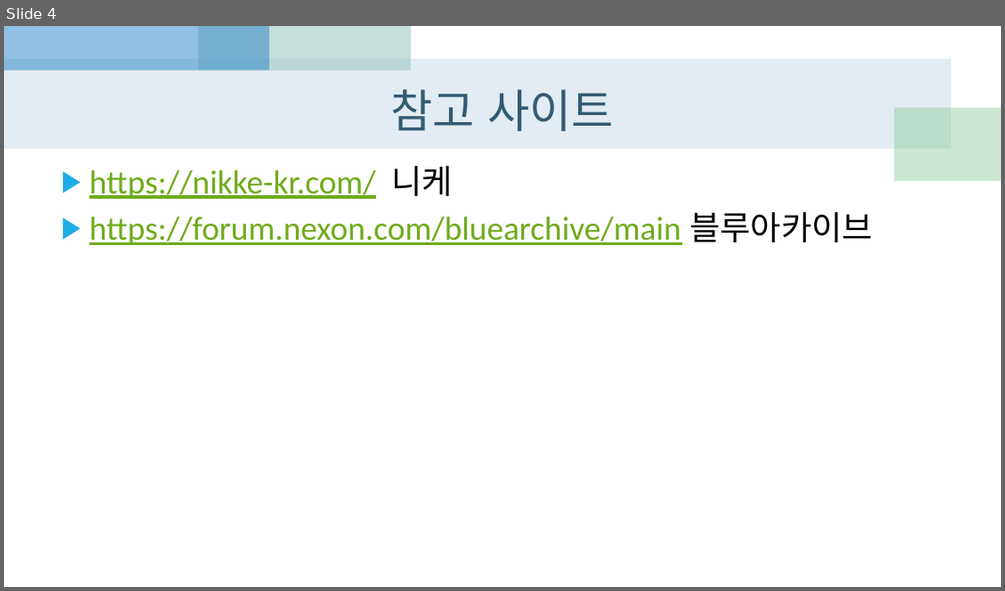
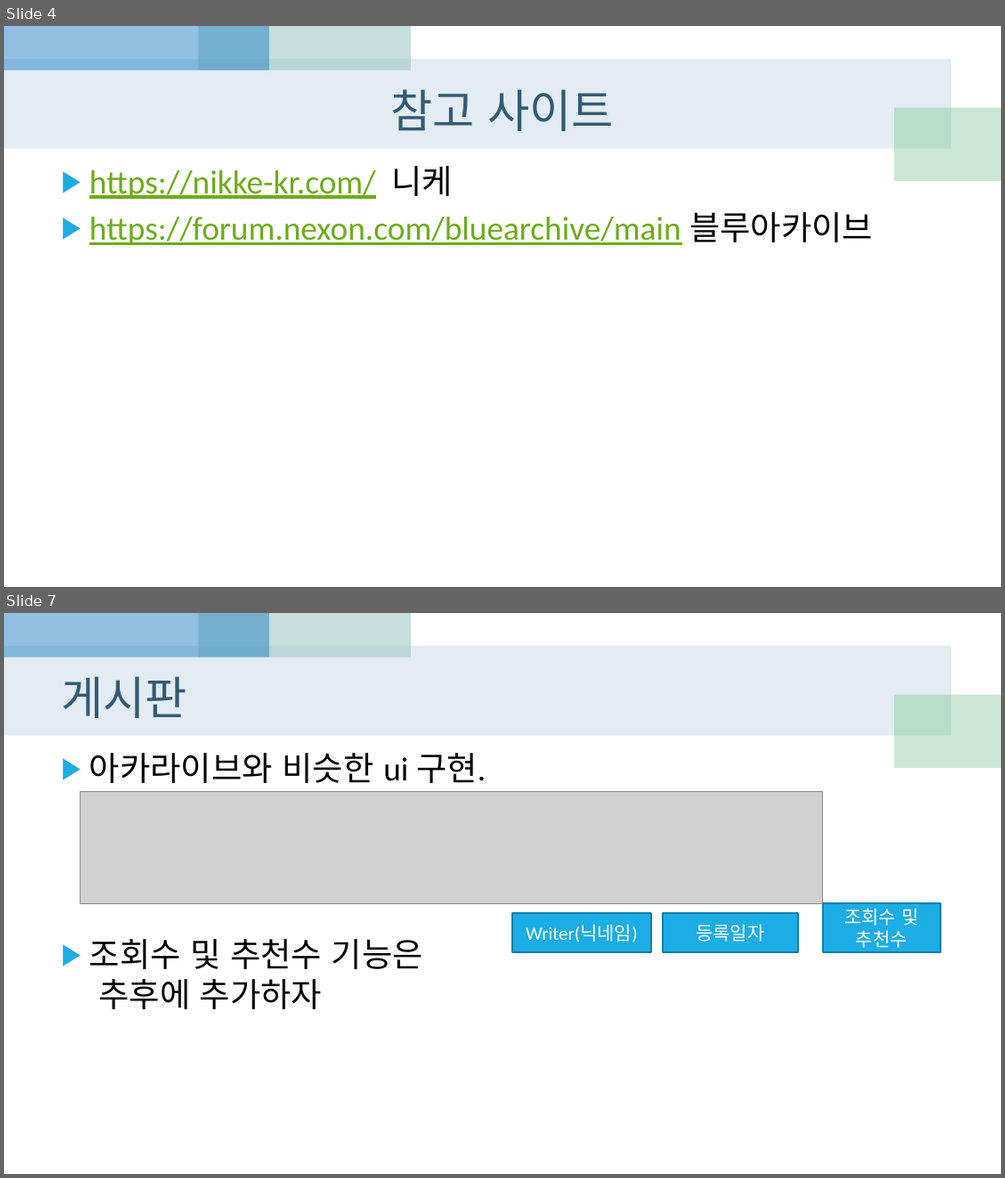
Before and after one commit to BellTigerLee/SelfHomepage, a slide deck: 홈페이지를 만들어보자.pptx. Shown one above the other, each under a label of ours: slide 4 before the commit, slides 4 and 7 after it; the slides between them are not shown. The pictures are 1005x591 and 1005x1178 pixels, drawn with LibreOffice and Linux fonts; fonts in the diff are those of the drawing; grey boxes stand for pictures. Boxes give left, top, right and bottom in pixels: in the first picture for what was removed or moved away, otherwise in the second. Text is boxed around its words. In the diff, an @@ line names an element or a change of style, - is before the commit and + after.

```diff
--- a/홈페이지를 만들어보자.pptx
+++ b/홈페이지를 만들어보자.pptx
@@ slide 7 added at [4,613,1001,1174], background #FFFFFF; not listed: 4 template elements that a slide beside it also shows @@
@@ title added at [61,676,187,718], 44 pt, text #335B74 @@
+게시판
@@ text added at [89,753,485,1009], 32 pt, text #000000 @@
+▶ 아카라이브와 비슷한 ui 구현.
+▶ 조회수 및 추천수 기능은
+  추후에 추가하자
@@ picture added at [80,791,823,903] @@
@@ rectangle added at [823,903,940,952], fill #1CADE4, outline #1580A9 1.5 pt, 18 pt, text #FFFFFF @@
+조회수 및 추천수
@@ rectangle added at [512,913,651,952], fill #1CADE4, outline #1580A9 1.5 pt, 18 pt, text #FFFFFF @@
+Writer(닉네임)
@@ rectangle added at [663,913,798,952], fill #1CADE4, outline #1580A9 1.5 pt, 18 pt, text #FFFFFF @@
+등록일자
```
Also in this commit, not shown: 1 slide changed, 2 other slides added, 16 other files.
